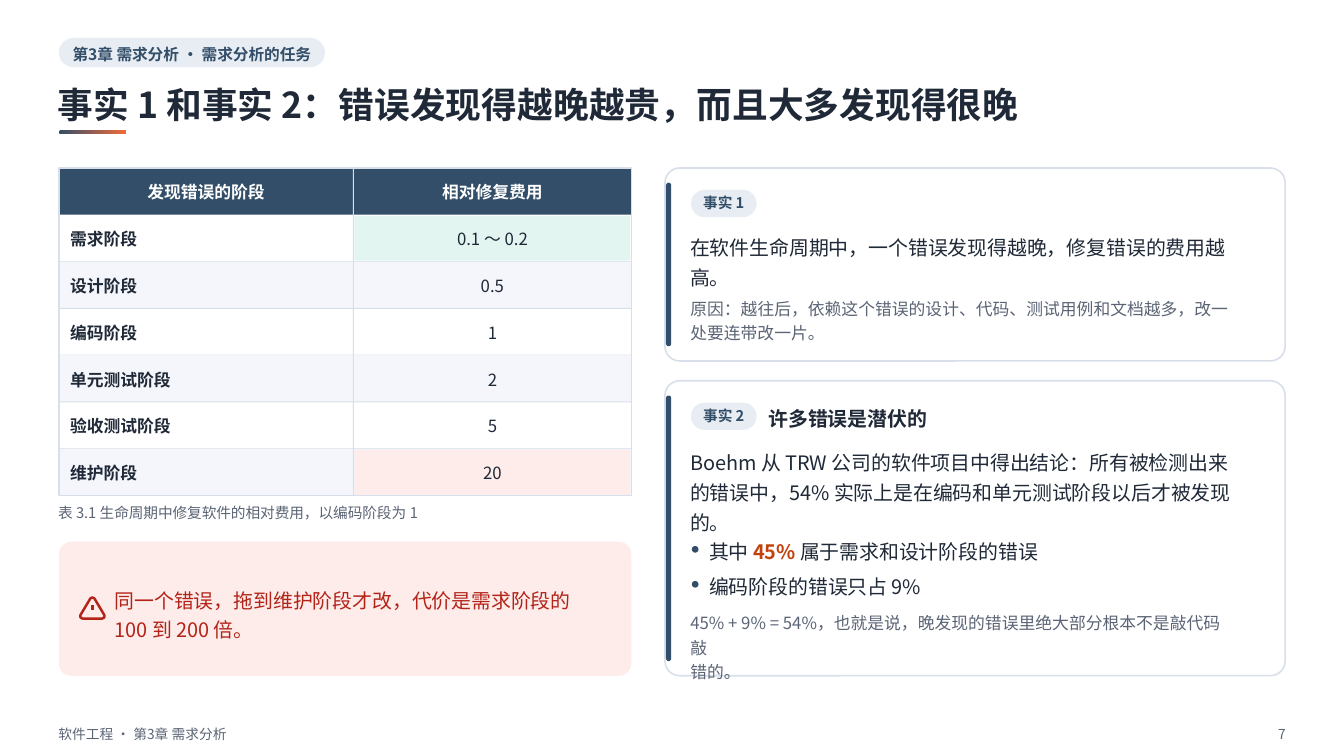
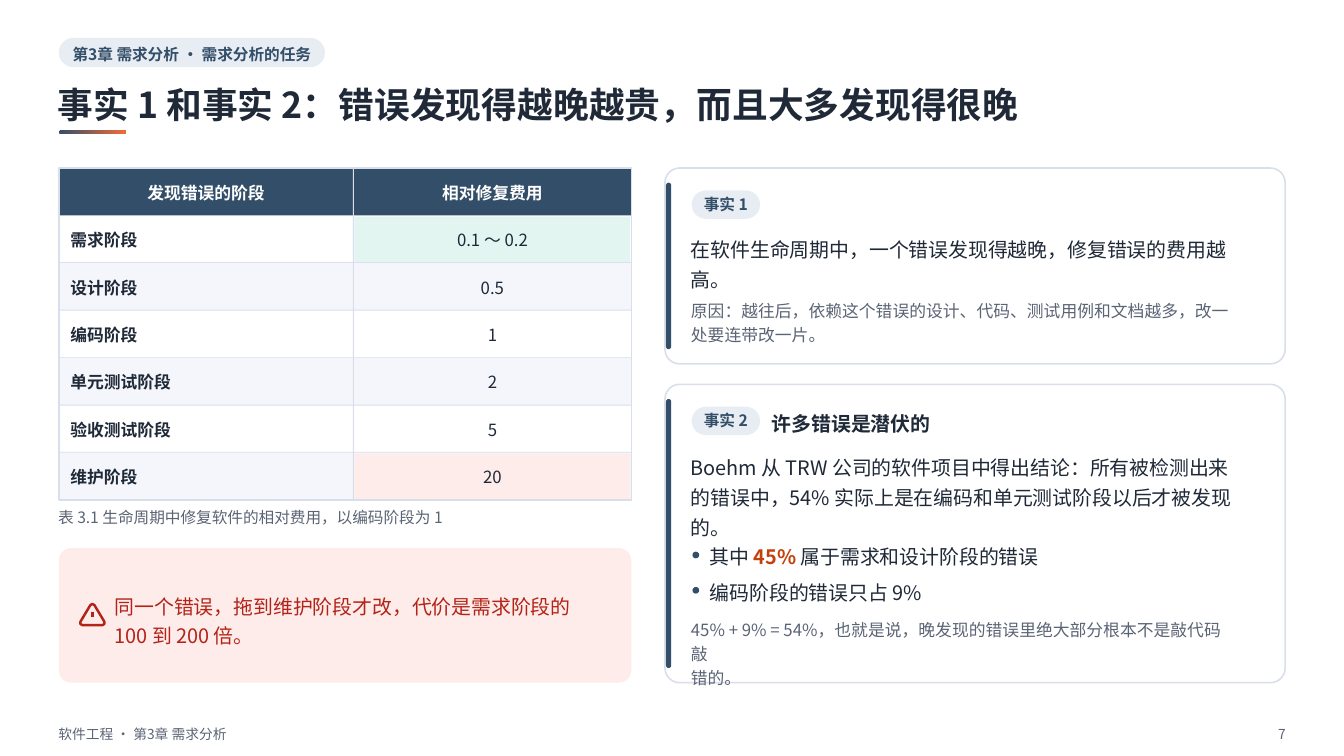
Before and after one commit to sweetcornna/JLU-remake, a slide deck: slide 7 of 大三上/软件工程/重制版PPT/第3章 需求分析（重制版）.pptx. Drawn at 1344x756 pixels with LibreOffice and Linux fonts; fonts in the diff are those of the drawing. Boxes give left, top, right and bottom in pixels: in the first picture for what was removed or moved away, otherwise in the second. Text is boxed around its words. In the diff, an @@ line names an element or a change of style, - is before the commit and + after.

Commit message:
五份讲义版面收尾：软件工程第 3、13 章，回溯法，Cache 性能，支持向量机
补留白的同时改了几处内容。软件工程第 13 章的甘特图按工序重算，源课件把刷漆画成连续一条、22 小时完工，实际要 23 小时，教材后文也这样更正过。第 3 章的可达标识树补上源课件漏画的 t5 分支，ER 图属性符号按教材改为椭圆或圆角矩形。支持向量机第 6 章改掉讲义自己画错的两处：分隔线端点误录，导致一个 C1 点落到了 C2 那侧；坐标轴标号与映射公式矛盾。A、B 两门课的副本一起更新。

```diff
--- a/大三上/软件工程/重制版PPT/第3章 需求分析（重制版）.pptx
+++ b/大三上/软件工程/重制版PPT/第3章 需求分析（重制版）.pptx
@@ rectangle: place and size @@
-rectangle at (58, 168, 631, 496)
+rectangle at (58, 168, 631, 500)
@@ rectangle: place and size @@
-rectangle at (353, 168, 354, 496)
+rectangle at (353, 168, 354, 500)
@@ rounded rectangle at (665, 168, 1286, 364): proportions changed @@
@@ rounded rectangle at (665, 384, 1286, 683): proportions changed @@
@@ rounded rectangle: place and size @@
-rounded rectangle at (666, 395, 671, 660)
+rounded rectangle at (666, 399, 671, 668)
@@ 9 texts, 3 rectangles, 3 rounded rectangles, 3 freeform shapes, 2 ellipses: place and size @@
-9 texts, 3 rectangles, 3 rounded rectangles, 3 freeform shapes, 2 ellipses at (58, 355, 1286, 679)
+9 texts, 3 rectangles, 3 rounded rectangles, 3 freeform shapes, 2 ellipses at (58, 358, 1286, 686)
@@ text "许多错误是潜伏的": place and size @@
-text "许多错误是潜伏的" at (768, 409, 927, 428)
+text "许多错误是潜伏的" at (772, 414, 931, 433)
@@ size 10.5 to 11.2 pt in 3 elements at (704, 197, 748, 212), (704, 413, 748, 428), (58, 510, 443, 525) @@
```
Also in this commit, not shown: 25 other slides changed, 5 other files.
